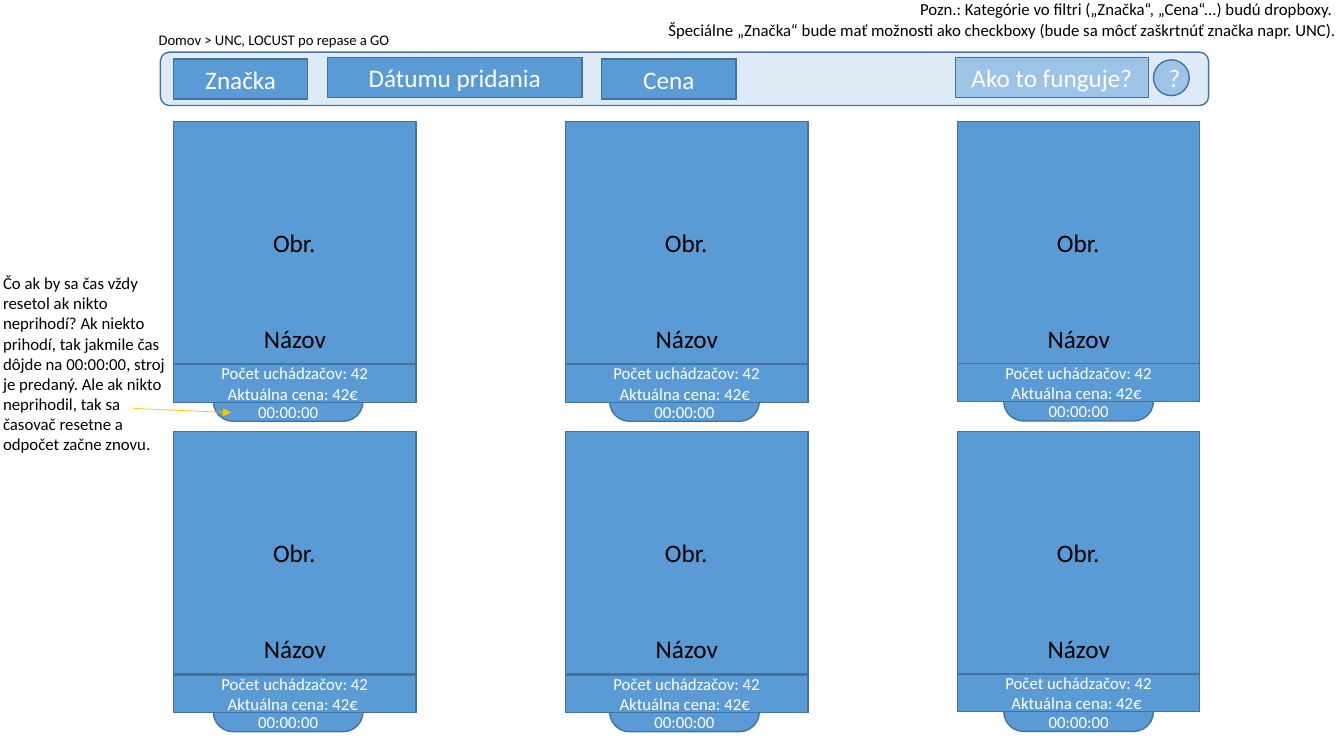
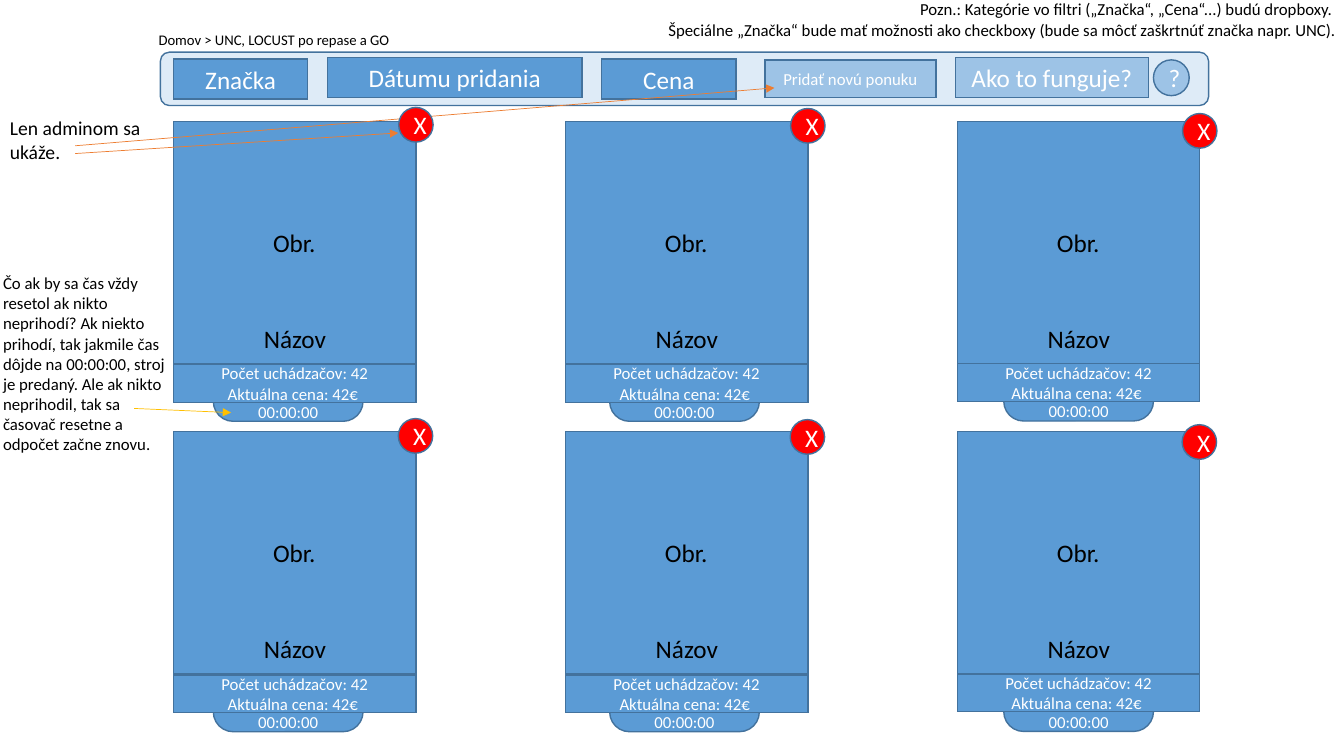
Before and after one commit to milantru/ServIS, a slide deck: slide 14 of docs/B-Servis WebApp UI koncept.pptx. Drawn at 1344x756 pixels with LibreOffice and Linux fonts; fonts in the diff are those of the drawing. Boxes give left, top, right and bottom in pixels: in the first picture for what was removed or moved away, otherwise in the second. Text is boxed around its words. In the diff, an @@ line names an element or a change of style, - is before the commit and + after.

```diff
--- a/docs/B-Servis WebApp UI koncept.pptx
+++ b/docs/B-Servis WebApp UI koncept.pptx
@@ rectangle added at (765,59,937,97), fill #9DC3E6, outline #43739E 1 pt, 12 pt, text #FFFFFF @@
+Pridať novú ponuku
@@ arrow added from (76, 146) to (774, 88), #ED7D31 0.5 pt @@
@@ ellipse added at (399,108,434,142), fill #FF0000, outline #43739E 1 pt, 18 pt, text #FFFFFF @@
+X
@@ ellipse added at (790,109,825,143), fill #FF0000, outline #43739E 1 pt, 18 pt, text #FFFFFF @@
+X
@@ ellipse added at (1183,114,1217,148), fill #FF0000, outline #43739E 1 pt, 18 pt, text #FFFFFF @@
+X
@@ text added at (10,121,140,159), 14 pt, text #000000 @@
+Len adminom sa ukáže.
@@ arrow added from (76, 153) to (398, 133), #ED7D31 0.5 pt @@
@@ ellipse added at (398,418,433,453), fill #FF0000, outline #43739E 1 pt, 18 pt, text #FFFFFF @@
+X
@@ ellipse added at (790,419,825,454), fill #FF0000, outline #43739E 1 pt, 18 pt, text #FFFFFF @@
+X
@@ ellipse added at (1183,424,1217,459), fill #FF0000, outline #43739E 1 pt, 18 pt, text #FFFFFF @@
+X
```
Also in this commit, not shown: 21 other slides changed, 2 slides added, 2 other files.
